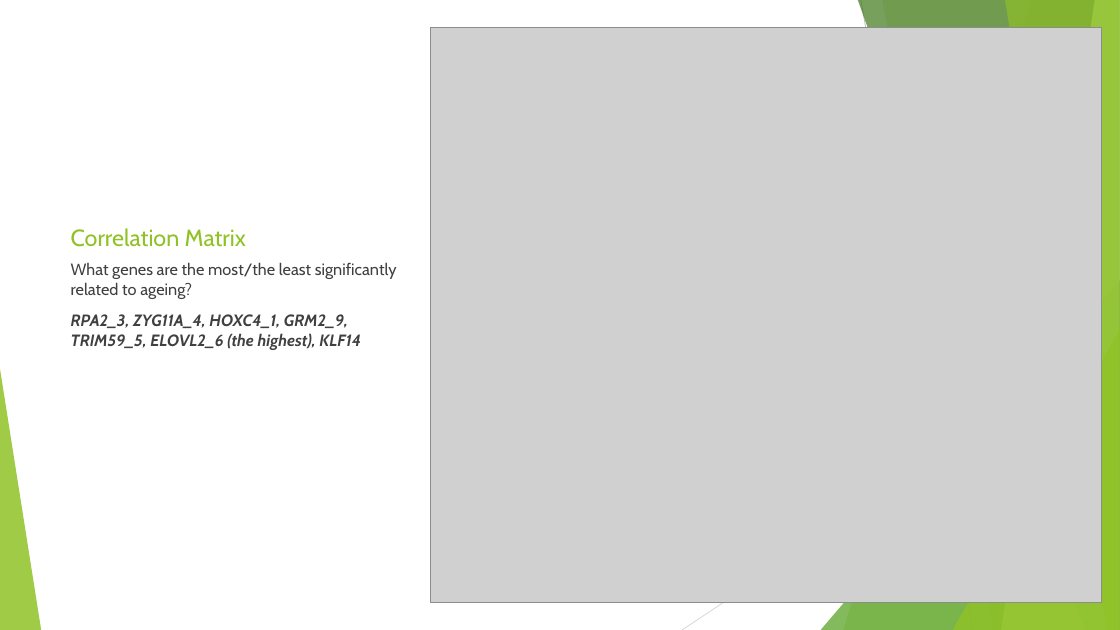
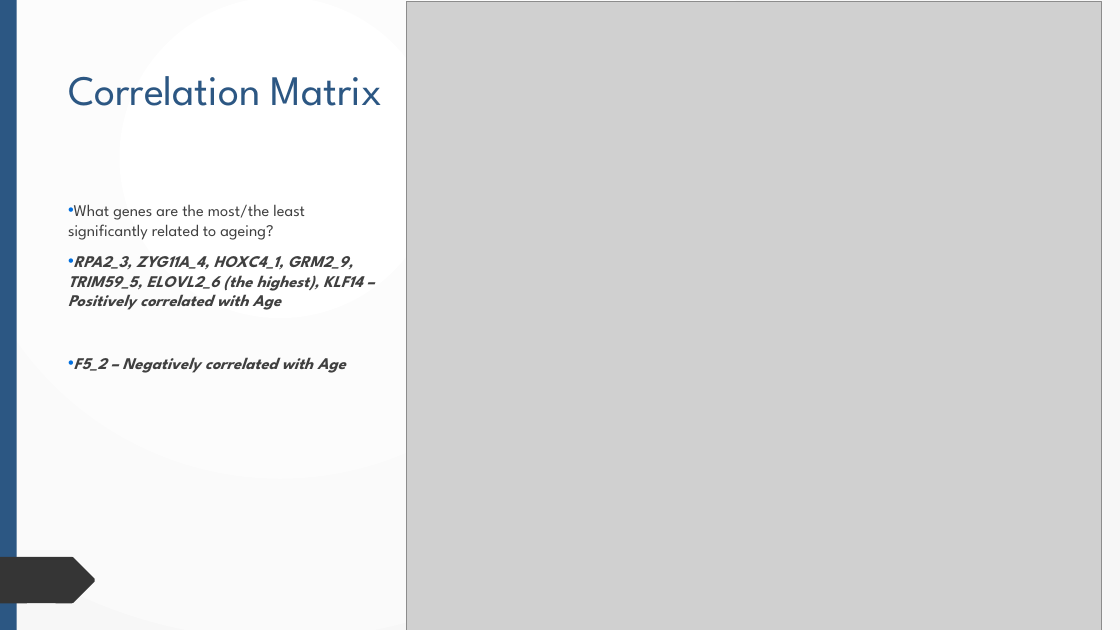
Before and after one commit to phanlinh94/age-prediction-model, a slide deck: slide 10 of Presentation1.pptx. Drawn at 1120x630 pixels with LibreOffice and Linux fonts; fonts in the diff are those of the drawing; grey boxes stand for pictures. Boxes give left, top, right and bottom in pixels: in the first picture for what was removed or moved away, otherwise in the second. Text is boxed around its words. In the diff, an @@ line names an element or a change of style, - is before the commit and + after.

```diff
--- a/Presentation1.pptx
+++ b/Presentation1.pptx
@@ background #FFFFFF to gradient #FFFFFF to #F8F8F8 @@
@@ rectangle added at (0,0,1120,630), fill gradient #FFFFFF to #F8F8F8 @@
@@ rectangle added at (0,0,17,630), fill #2C5783 @@
@@ picture: place and size @@
-picture at (430,28,1102,603)
+picture at (407,2,1102,630)
@@ freeform shape added at (0,66,146,112), fill #353535 @@
@@ title "Correlation Matrix": place and size @@
-title "Correlation Matrix" at (71,228,246,247)
+title "Correlation Matrix" at (68,76,382,106)
@@ title "Correlation Matrix" at (68,76,382,106): size 20 to 36 pt, font Cabin to League Spartan, text colour #90C226 to #2C5783; vertical alignment bottom to top @@
@@ text "What genes are the most/the ...": place and size @@
-text "What genes are the most/the ..." at (71,262,397,350)
+text "What genes are the most/the ..." at (68,204,362,373)
@@ text at (68,204,305,240): font Cabin to League Spartan in "What genes are the most/the least significantly ..."; bullet none to • @@
@@ text at (68,256,362,373): text changed; font Cabin to League Spartan @@
-RPA2_3, ZYG11A_4, HOXC4_1, GRM2_9, TRIM59_5, ELOVL2_6 (the highest), KLF14
+• RPA2_3, ZYG11A_4, HOXC4_1, GRM2_9, TRIM59_5, ELOVL2_6 (the highest), KLF14 – Positively correlated with Age
+• F5_2 – Negatively correlated with Age
@@ group removed at (0,0,1120,630): 5 freeform shapes, 3 triangles, 2 lines @@
@@ freeform shape added at (0,557,96,603), fill #353535 @@
@@ group added at (0,129,262,630): 7 freeform shapes @@
@@ group added at (0,129,262,630): 7 freeform shapes @@
@@ group added at (3,0,218,629): 6 freeform shapes @@
```
Also in this commit, not shown: 9 other slides changed, 2 slides added, 2 other files.
